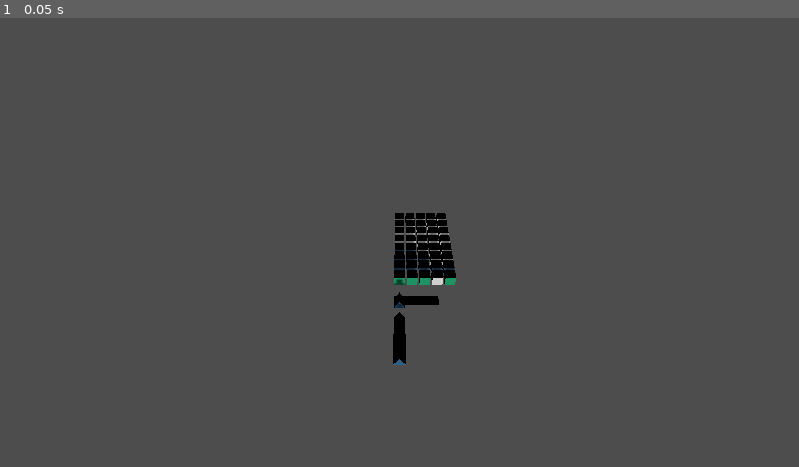
Above: before the commit, frame 1.
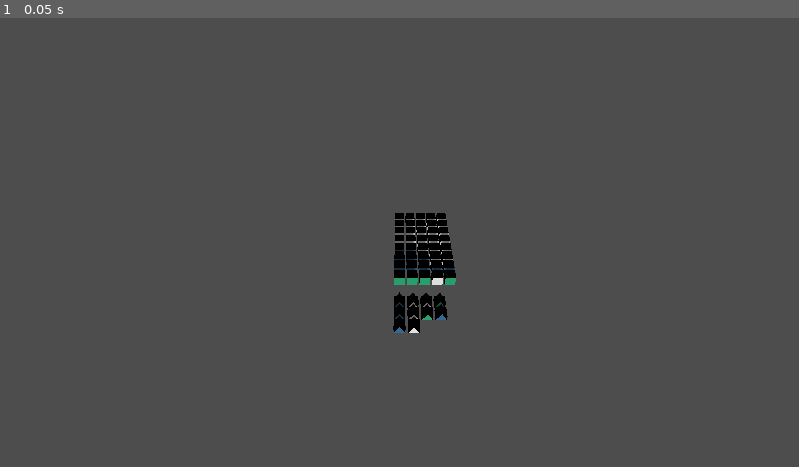
Above: after the commit, the same moment.

Repository: dariuszknappwr/Blaze-shooter
Game: Godot game, scene res://Scenes/main.tscn
The game is run twice, just before and just after one commit, with the same random seed, the same clock (stepped at 60 frames per second) and the same inputs.
Inputs:
- Up to frame 1 (0.05 s): no input

The runs differ from the first frame. In frame 1, 0.4% of the frame differs, in the area x 49-57%, y 54-78%.

Commit message:
Fix shooterView placement on rack

Diff:
--- a/Scenes/main.tscn
+++ b/Scenes/main.tscn
@@ -23,12 +23,18 @@
 script = ExtResource("6_21xkr")
 metadata/_custom_type_script = "uid://bu5wlhnmtwknd"
 
+[sub_resource type="Resource" id="Resource_hptm8"]
+script = ExtResource("6_21xkr")
+metadata/_custom_type_script = "uid://bu5wlhnmtwknd"
+
 [node name="Main" type="Node3D"]
 
 [node name="Camera3D" type="Camera3D" parent="."]
 transform = Transform3D(1, 0, 0, 0, 0.7002368, 0.71391064, 0, -0.7139107, 0.7002368, 0, 22.266548, 25.605278)
 
 [node name="DirectionalLight3D" type="DirectionalLight3D" parent="."]
+transform = Transform3D(1, 0, 0, 0, 0.70710677, -0.70710677, 0, 0.70710677, 0.70710677, 0, 0, 0)
+light_energy = 1.66
 shadow_enabled = true
 shadow_opacity = 0.82
 
@@ -65,3 +71,4 @@
 transform = Transform3D(1, 0, 0, 0, 1, 0, 0, 0, 1, 0, 0, 11)
 script = ExtResource("9_ynf5e")
 slot_scene = ExtResource("10_hptm8")
+grid_config = SubResource("Resource_hptm8")
--- a/Scripts/Container/Rack.gd
+++ b/Scripts/Container/Rack.gd
@@ -13,8 +13,8 @@
 		slots[col] = []
 
 func add_shooter(shooter: Shooter, column: int):
-	slots[column].append(shooter)
-	var position = get_slot_position(slots[column].size())
+	slots[column%number_of_columns].append(shooter)
+	var position = get_slot_position(slots[column%number_of_columns].size())
 	shooter_added_to_rack.emit(shooter, position)
 
 func get_shooter_position(shooter: Shooter) -> Vector2i:
--- a/Scripts/Controller/GameController.gd
+++ b/Scripts/Controller/GameController.gd
@@ -31,8 +31,10 @@
 
 	rackView.setup(rack)
 
-	var shooter_symbols = ["0","1","1","2","0"]
+	var shooter_symbols = ["0","1","1","2","0","1","2","0","0","1"]
 	shooter_manager.spawn_shooters(shooter_symbols, pathArray, rack, bench)
+	for i in shooter_symbols.size():
+		rackView.update_view(i)
 
 func check_errors():
 	if not legend:
--- a/Scripts/Controller/ShooterManager.gd
+++ b/Scripts/Controller/ShooterManager.gd
@@ -27,18 +27,15 @@
 
 	for i in range(shooter_symbols.size()):
 		var color_symbol = shooter_symbols[i]
-		var shooter = create_shooter(color_symbol)
+		var shooter = create_shooter(color_symbol, i, i)
 		var view = create_shooter_view(shooter)
 
-		var col = i % rack.number_of_columns
-		rack.add_shooter(shooter, col)
-
-func connect_signals(conveyor: ConveyorPath, rack: Rack):
+func connect_signals(conveyor: ConveyorPath, rack_data: Rack):
 	conveyor_path_obj = conveyor
 	conveyor.shooter_added_to_conveyor.connect(_on_shooter_added_to_conveyor)
 	conveyor.conveyor_full.connect(_on_conveyor_full)
 	conveyor.shooter_completed_rotation.connect(_on_shooter_completed_rotation)
-	rack.shooter_added_to_rack.connect(_on_shooter_added_to_rack)
+	rack_data.shooter_added_to_rack.connect(_on_shooter_added_to_rack)
 
 func _on_shooter_added_to_conveyor(shooter: Shooter):
 	print("Shooter added to conveyor: ", shooter.color_symbol)
@@ -56,11 +53,12 @@
 		var view = shooter_container_views[shooter]
 		var pos2D = rack.get_shooter_position(shooter)
 		var pos3D = Vector3(pos2D.x, 0, pos2D.y)
-		view.set_position(rackView.get_rack_starting_position() + pos3D)
+		var rootPos = rackView.get_rack_starting_position()
+		view.set_position(rootPos + pos3D * grid_config.cell_size)
 
-func create_shooter(symbol):
-	var shooter = Shooter.new(symbol, 10, conveyor_path)
-	rack.add_shooter(shooter, 0)
+func create_shooter(symbol: String, bullets: int, column: int):
+	var shooter = Shooter.new(symbol, bullets, conveyor_path)
+	rack.add_shooter(shooter, column)
 	shooters.append(shooter)
 	return shooter
 
--- a/Scripts/View/RackView.gd
+++ b/Scripts/View/RackView.gd
@@ -2,16 +2,20 @@
 class_name RackView
 
 @export var slot_scene: PackedScene
+@export var grid_config: GridConfig
 var rack: Rack
 
 func setup(rack_data: Rack):
 	rack = rack_data
 	for i in range(rack.slots.size()):
 		var slot = slot_scene.instantiate()
-		var col = rack.get_slot_position(i).x
-		var row = rack.get_slot_position(i).z
-		slot.position = Vector3(col,0,row)
 		add_child(slot)
+
+func update_view(i: int):
+	var slotView = slot_scene.instantiate()
+	add_child(slotView)
+	var pos = rack.get_slot_position(i) * grid_config.cell_size
+	slotView.set_position(pos)
 
 func get_rack_starting_position():
 	return position
--- a/Scripts/View/ShooterView.gd
+++ b/Scripts/View/ShooterView.gd
@@ -17,15 +17,11 @@
 	if not grid_config:
 		push_error("ShooterView: Please fill grid_config in Inspector!")
 
-
 func setup(shooter_data: Shooter):
 	shooter = shooter_data
 	var color = color_controller.map_char_to_color(shooter.color_symbol)
 	_apply_color(color)
 	original_color = color
-
-
-
 
 func _apply_color(color: Color):
 	for child in get_children():
Not shown: 1 places in Scenes/main.tscn that only renumber resources
